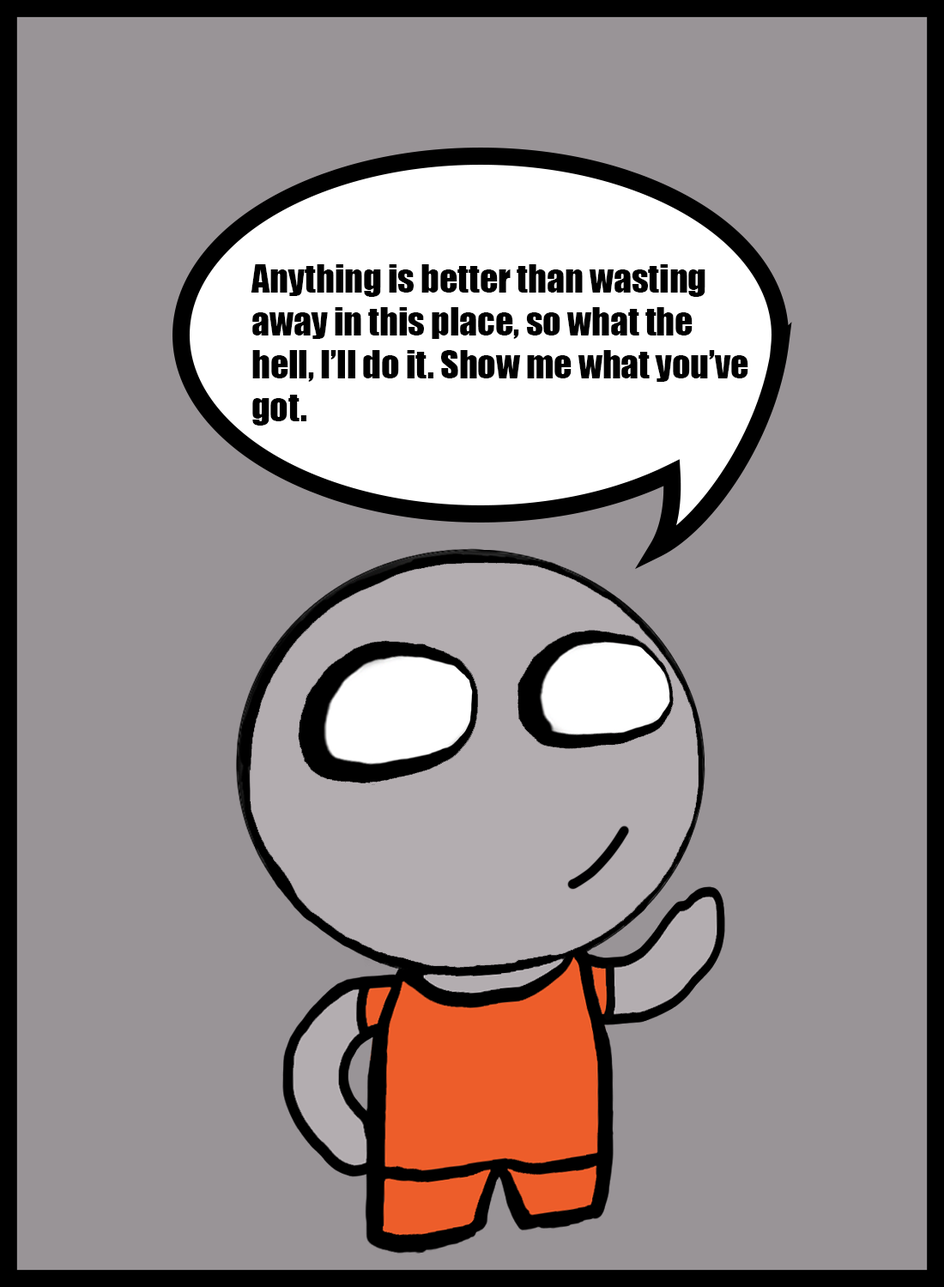
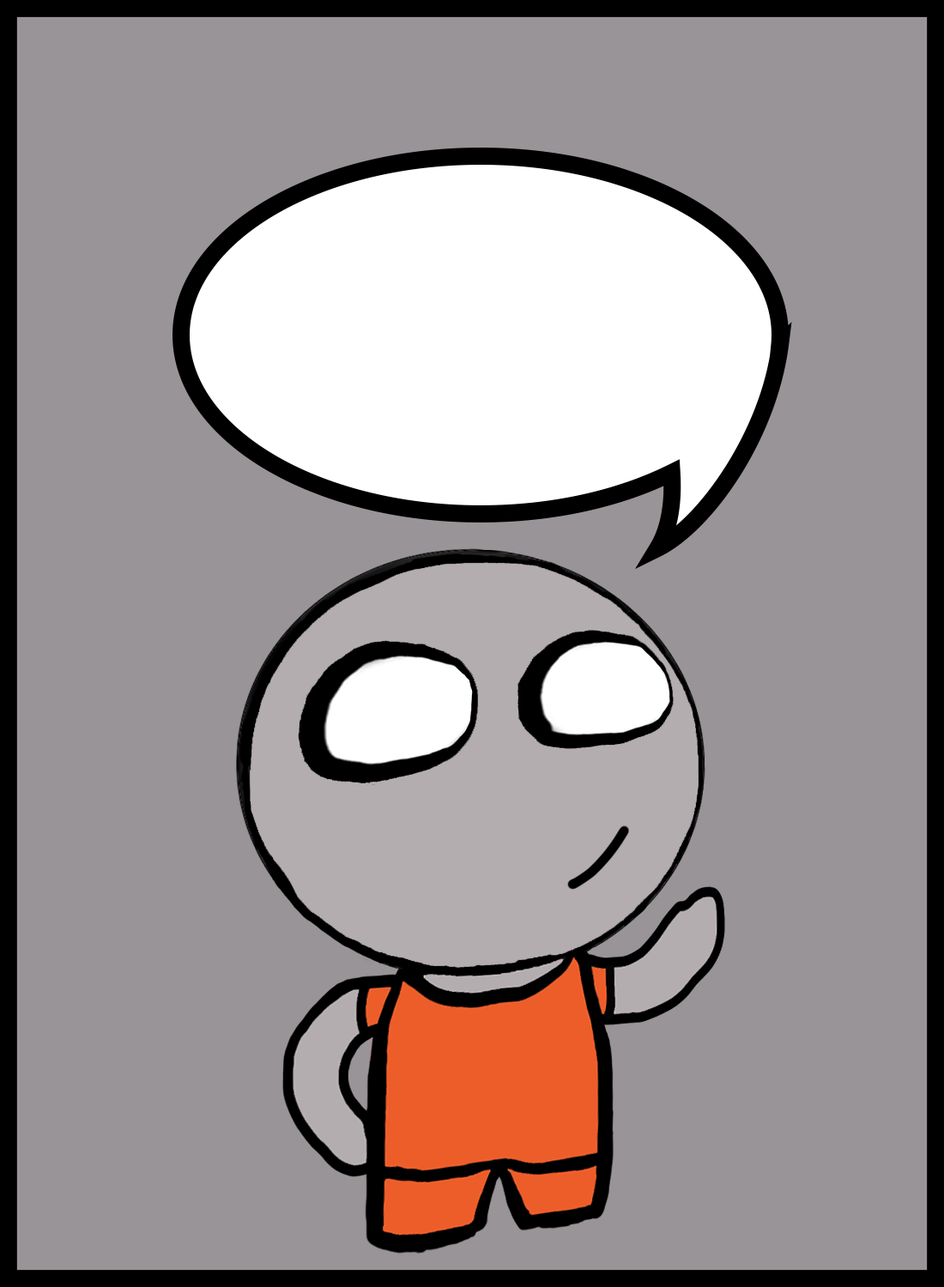
Layered file, before and after one edit (944 × 1287). Changes by layer:
hid "Anything is better than wasting away in this place, so what the" over [250, 264, 749, 426]
painted on "Talk 2 1" over [285, 242, 743, 422]
